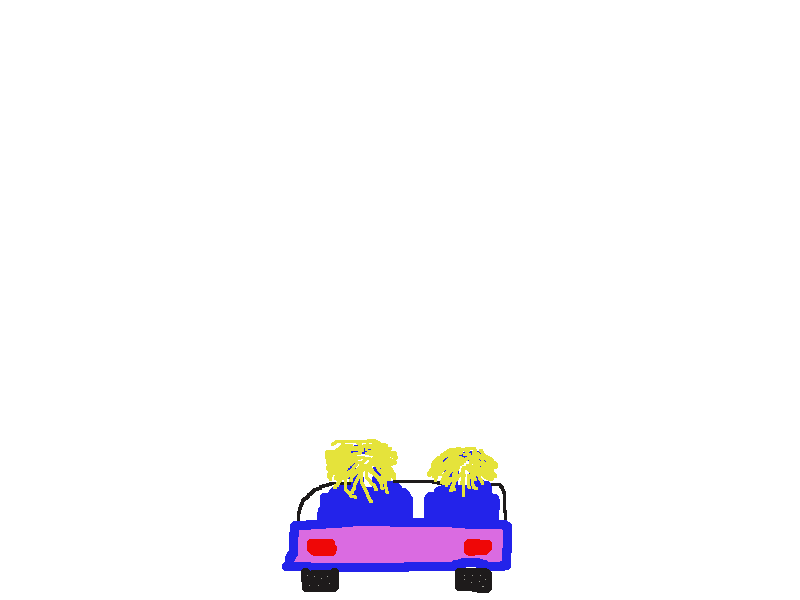
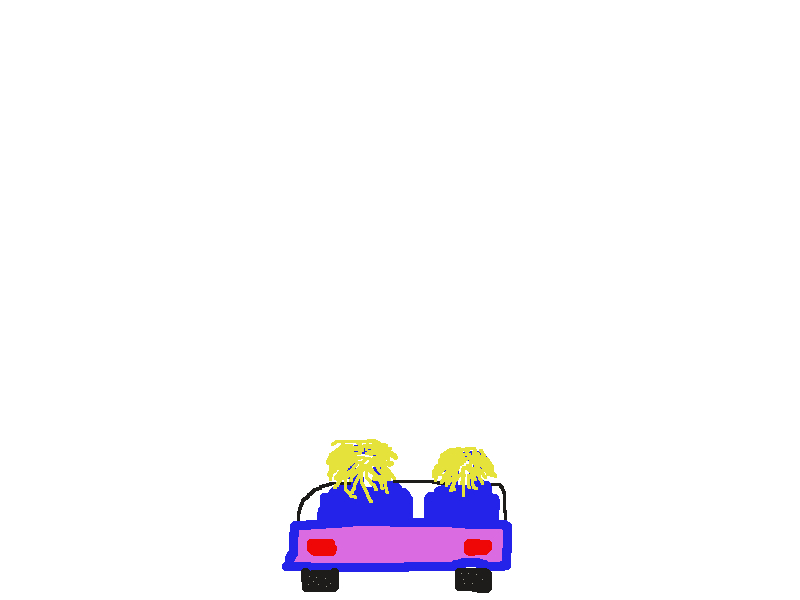
Revision of a layered 800 × 600 image; what changed, layer by layer:
hid "Lager #4" over (307, 450, 498, 587)
